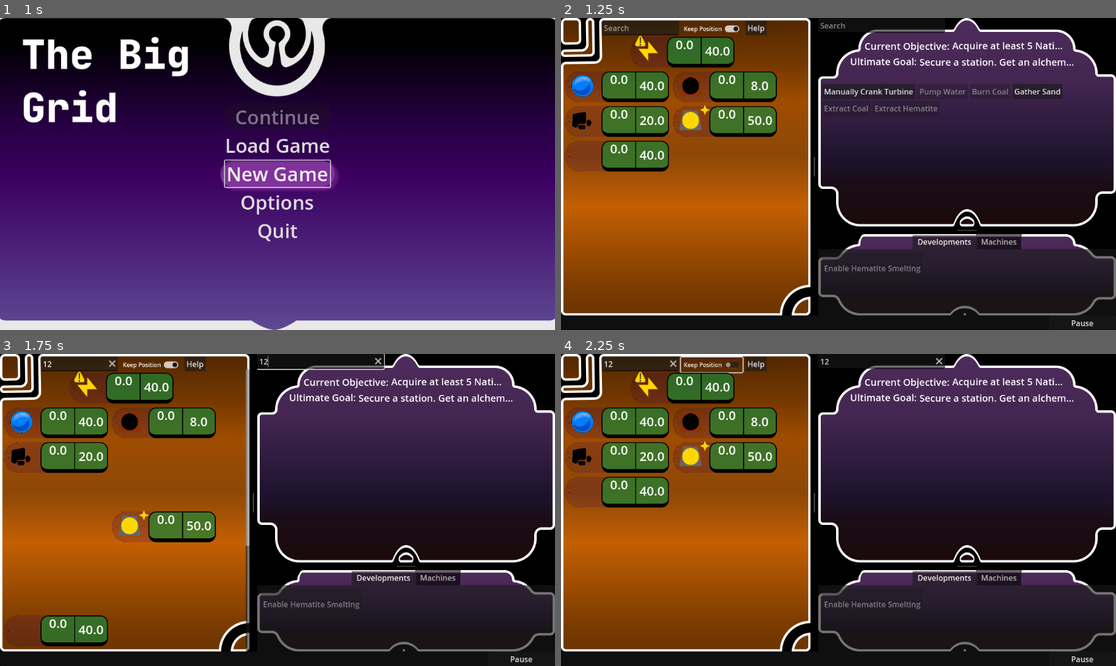
Above: before the commit, frames 1-4 (two rows, left to right).
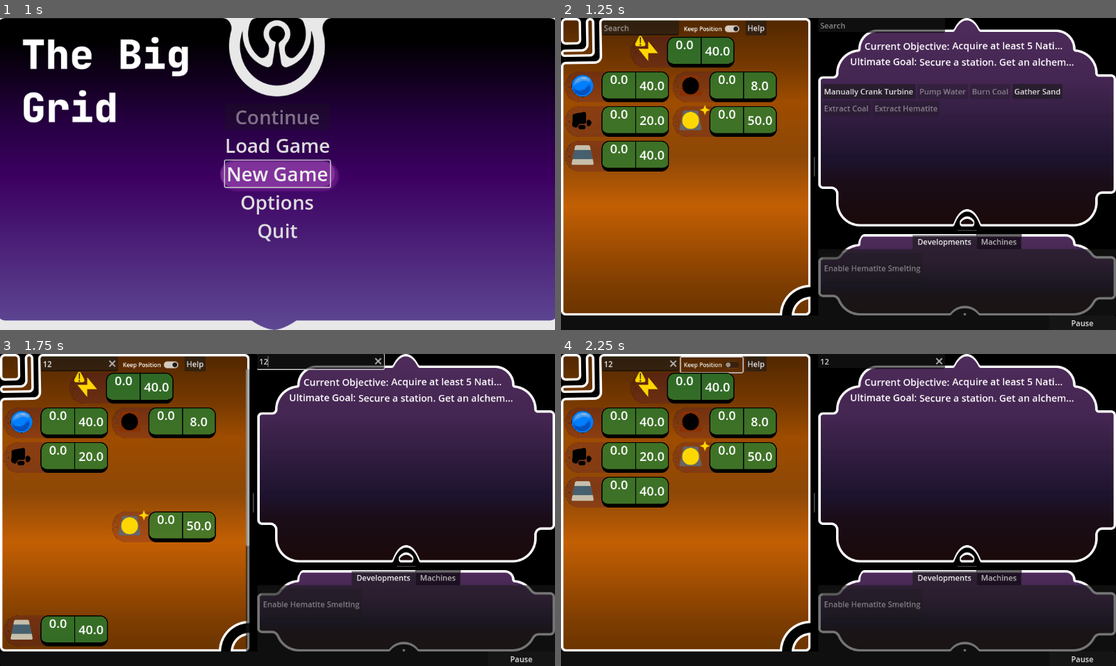
Above: after the commit, the same moments.

Repository: Carth501/The-Big-Grid
Game: Godot game, scene res://scenes/MainMenu.tscn
Same seed, same stepped clock (60 frames per second), same inputs: the game is played once before the commit and once after it. Sound files missing from this copy of the repository are replaced by a short silence.
Inputs (mouse positions are in pixels of both pictures, inside the frame that each line leads up to):
- Up to frame 1 (1 s): click "New Game" at 0.5 s
- Up to frame 2 (1.25 s): no input
- Up to frame 3 (1.75 s): click (77, 363) at 1.27 s; type "12" at 1.35 s; click (321, 360) at 1.5 s; type "12" at 1.58 s
- Up to frame 4 (2.25 s): click "Keep Position" at 2 s

Frame 1 is identical in both runs. In frame 2, 0.2% of the frame differs, in the area x 1-6%, y 40-48%; in frame 3, 0.2%; in frame 4, 0.2%.
Error in both runs: Invalid call. Nonexistent function 'to_lower' in base 'Dictionary'. (res://scripts/display/FilterForeman.gd:61)

Commit message:
Add temporary icons

Diff:
--- a/data/supply_definitions.json
+++ b/data/supply_definitions.json
@@ -168,7 +168,8 @@
 				]
 			}
 		},
-		"default_index": 12
+		"default_index": 12,
+		"icon_path": "res://textures/Supply_Icons/Steel Ingot.svg"
 	},
 	"sand": {
 		"default_max": 40,
@@ -185,7 +186,8 @@
 				]
 			}
 		},
-		"default_index": 13
+		"default_index": 13,
+		"icon_path": "res://textures/Supply_Icons/Sand.svg"
 	},
 	"salt": {
 		"default_max": 40,
@@ -202,7 +204,8 @@
 				]
 			}
 		},
-		"default_index": 14
+		"default_index": 14,
+		"icon_path": "res://textures/Supply_Icons/Salt.svg"
 	},
 	"purified_water": {
 		"default_max": 20,
@@ -214,7 +217,8 @@
 				]
 			}
 		},
-		"default_index": 15
+		"default_index": 15,
+		"icon_path": "res://textures/Supply_Icons/Zibuli.svg"
 	},
 	"holy_water": {
 		"default_max": 10,
@@ -231,7 +235,8 @@
 				]
 			}
 		},
-		"default_index": 16
+		"default_index": 16,
+		"icon_path": "res://textures/Supply_Icons/Tivon.svg"
 	},
 	"sanctified_gold": {
 		"default_max": 4,
@@ -243,7 +248,8 @@
 				]
 			}
 		},
-		"default_index": 17
+		"default_index": 17,
+		"icon_path": "res://textures/Supply_Icons/Ysmarl.svg"
 	},
 	"starsand": {
 		"default_max": 8,
@@ -255,7 +261,8 @@
 				]
 			}
 		},
-		"default_index": 18
+		"default_index": 18,
+		"icon_path": "res://textures/Supply_Icons/Doardfhor.svg"
 	},
 	"starglass": {
 		"default_max": 8,
@@ -267,7 +274,8 @@
 				]
 			}
 		},
-		"default_index": 19
+		"default_index": 19,
+		"icon_path": "res://textures/Supply_Icons/Astrallium.svg"
 	},
 	"hellsteel": {
 		"default_max": 10,
@@ -279,7 +287,8 @@
 				]
 			}
 		},
-		"default_index": 20
+		"default_index": 20,
+		"icon_path": "res://textures/Supply_Icons/Rocket Fuel.svg"
 	},
 	"profane_ingot": {
 		"default_max": 10,
@@ -291,7 +300,8 @@
 				]
 			}
 		},
-		"default_index": 21
+		"default_index": 21,
+		"icon_path": "res://textures/Supply_Icons/Demons.svg"
 	},
 	"divine_dust": {
 		"default_max": 10,
@@ -313,7 +323,8 @@
 				]
 			}
 		},
-		"default_index": 22
+		"default_index": 22,
+		"icon_path": "res://textures/Supply_Icons/Tonteu.svg"
 	},
 	"pure_dust": {
 		"default_max": 10,
@@ -335,7 +346,8 @@
 				]
 			}
 		},
-		"default_index": 23
+		"default_index": 23,
+		"icon_path": "res://textures/Supply_Icons/Rocket Parts.svg"
 	},
 	"heavy_dust": {
 		"default_max": 10,
@@ -357,7 +369,8 @@
 				]
 			}
 		},
-		"default_index": 24
+		"default_index": 24,
+		"icon_path": "res://textures/Supply_Icons/Uranium.svg"
 	},
 	"corrupted_dust": {
 		"default_max": 2,
@@ -369,7 +382,8 @@
 				]
 			}
 		},
-		"default_index": 25
+		"default_index": 25,
+		"icon_path": "res://textures/Supply_Icons/Ballistic Missile.svg"
 	},
 	"ascendant_dust": {
 		"default_max": 4,
@@ -386,7 +400,8 @@
 				]
 			}
 		},
-		"default_index": 26
+		"default_index": 26,
+		"icon_path": "res://textures/Supply_Icons/Zabdail.svg"
 	},
 	"arcane_dust": {
 		"default_max": 4,
@@ -403,7 +418,8 @@
 				]
 			}
 		},
-		"default_index": 27
+		"default_index": 27,
+		"icon_path": "res://textures/Supply_Icons/Cosmosium.svg"
 	},
 	"gilded_dust": {
 		"default_max": 2,
@@ -420,7 +436,8 @@
 				]
 			}
 		},
-		"default_index": 28
+		"default_index": 28,
+		"icon_path": "res://textures/Supply_Icons/Laminate Shielding.svg"
 	},
 	"galliantium": {
 		"default_max": 8,
@@ -442,6 +459,7 @@
 				]
 			}
 		},
-		"default_index": 29
+		"default_index": 29,
+		"icon_path": "res://textures/Supply_Icons/Plastic Pipe.svg"
 	}
 }
--- a/scripts/display/ActionMenu.gd
+++ b/scripts/display/ActionMenu.gd
@@ -18,6 +18,8 @@
 var supply_displays := {}
 
 func set_action(new_action : Action):
+	if(action != null):
+		action_button.disconnect_action()
 	action = new_action
 	var machines = machine_factory.get_machines_by_id(action.id)
 	for machine in machines:
